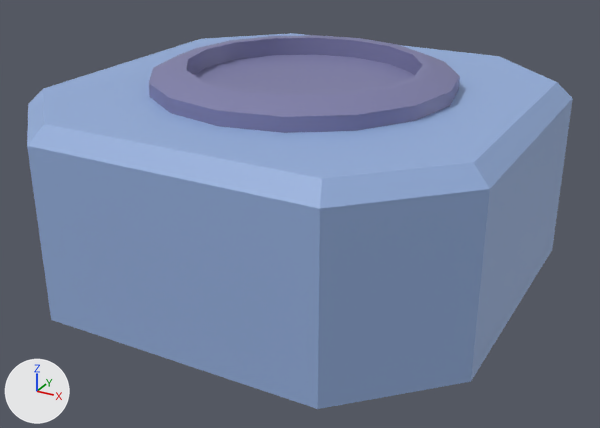
The glTF model src/worlds/Voyagers/assets/models/buttonPlatform.gltf as it was, and as the next commit left it.
One viewpoint serves both versions: a camera (50 mm lens) standing at (1.65, -3.04, 1.72) and looking at (0.03, -0.09, 0.25). The axes (+X, +Y, +Z) are drawn at lower left. The lights are the same throughout. Where no turn or scale is listed for an object, it has been applied to the vertices.

The first picture shows 'buttonDent_geo', 'buttonPlat_geo'.
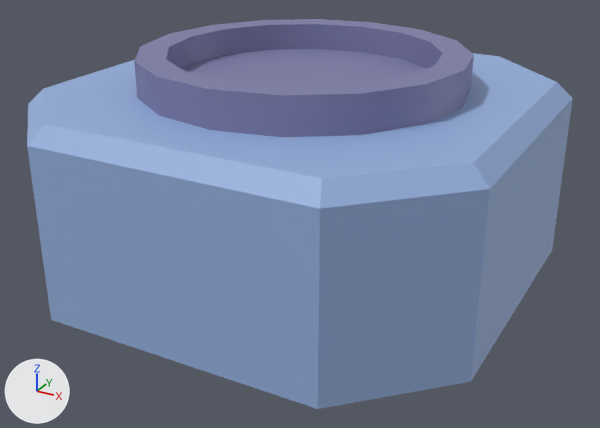
Where the newer file only moved an object's origin or applied its transform, the numbers keep the older frame.

Location of each change, (x1, y1, x2, y2) in pixels of the pictures (600 x 428 px):
'buttonBase_geo', added (blue): after (134, 19, 474, 137)
'buttonDent_geo', deleted (blue): before (149, 35, 460, 133)

The change in detail:
Mesh me_mesh_004 is new.
It has 82 vertices, 160 faces and spans x -0.7..0.7, y -0.7..0.7, z 0.75..0.95.
It uses material mat_buttonplat2_mat_001 (blue #7e7ea9).
Object 'buttonDent_geo' (ob_buttondent_geo) is deleted.
Object 'buttonBase_geo' (ob_buttonbase_geo) is new; it shows me_mesh_004.
Its location is (0.0, 0.0, 0.0).
